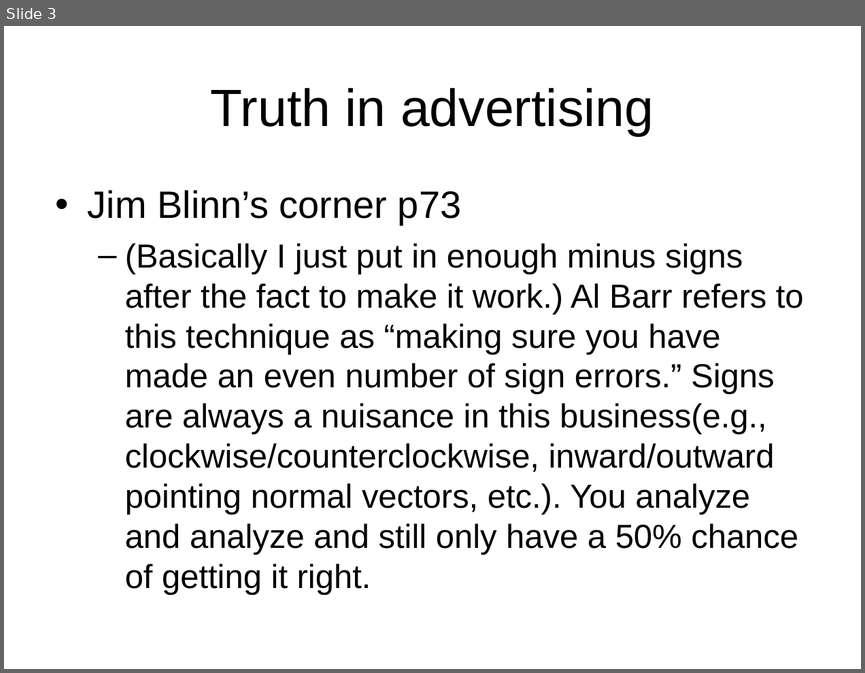
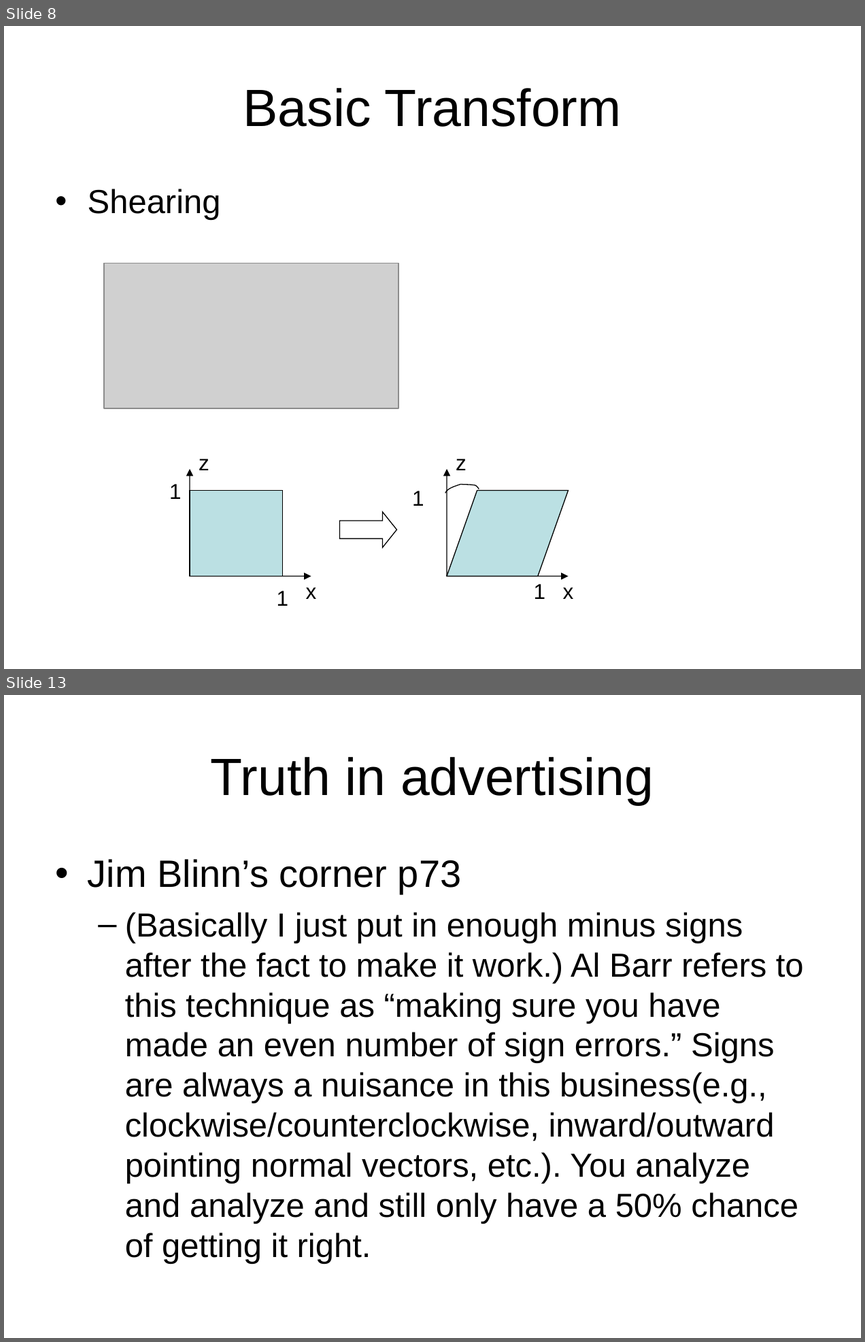
Before and after one commit to ianslayer/gpu_course, a slide deck: course3/Course3.ppt. Shown one above the other, each under a label of ours: slide 3 before the commit, slides 8 and 13 after it; the slides between them are not shown. The pictures are 865x673 and 865x1342 pixels, drawn with LibreOffice and Linux fonts; fonts in the diff are those of the drawing; grey boxes stand for pictures. Boxes give left, top, right and bottom in pixels: in the first picture for what was removed or moved away, otherwise in the second. Text is boxed around its words. In the diff, an @@ line names an element or a change of style, - is before the commit and + after.

```diff
--- a/course3/Course3.ppt
+++ b/course3/Course3.ppt
@@ slide 8 added at (x1=4, y1=26, x2=861, y2=669), background #FFFFFF @@
@@ title added at (x1=243, y1=88, x2=621, y2=127), 44 pt, text #000000 @@
+Basic Transform
@@ text added at (x1=88, y1=189, x2=221, y2=220), 28 pt, text #000000 @@
+• Shearing
@@ picture added at (x1=104, y1=263, x2=399, y2=408) @@
@@ arrow added from (190, 576) to (190, 469), #000000 0.74 pt @@
@@ text added at (x1=198, y1=458, x2=209, y2=470), 18 pt, text #000000 @@
+z
@@ arrow added from (447, 576) to (447, 469), #000000 0.74 pt @@
@@ text added at (x1=456, y1=458, x2=466, y2=470), 18 pt, text #000000 @@
+z
@@ text added at (x1=169, y1=484, x2=181, y2=499), 18 pt, text #000000 @@
+1
@@ rectangle added at (x1=190, y1=490, x2=283, y2=576), fill #BBE0E3, outline #000000 0.74 pt @@
@@ text added at (x1=412, y1=490, x2=424, y2=505), 18 pt, text #000000 @@
+1
@@ freeform shape added at (x1=445, y1=484, x2=479, y2=493), outline #000000 0.74 pt @@
@@ parallelogram added at (x1=447, y1=490, x2=568, y2=576), fill #BBE0E3, outline #000000 0.74 pt @@
@@ right arrow added at (x1=340, y1=512, x2=397, y2=548), outline #000000 0.74 pt @@
@@ arrow added from (190, 576) to (311, 576), #000000 0.74 pt @@
@@ arrow added from (447, 576) to (568, 576), #000000 0.74 pt @@
@@ text added at (x1=277, y1=590, x2=289, y2=605), 18 pt, text #000000 @@
+1
@@ text added at (x1=306, y1=587, x2=317, y2=599), 18 pt, text #000000 @@
+x
@@ text added at (x1=534, y1=584, x2=546, y2=599), 18 pt, text #000000 @@
+1
@@ text added at (x1=563, y1=587, x2=574, y2=599), 18 pt, text #000000 @@
+x
@@ what was slide 3 is now slide 13 @@
```
Also in this commit, not shown: 2 slides changed, 12 other slides added, 2 slides removed, 15 other files.
